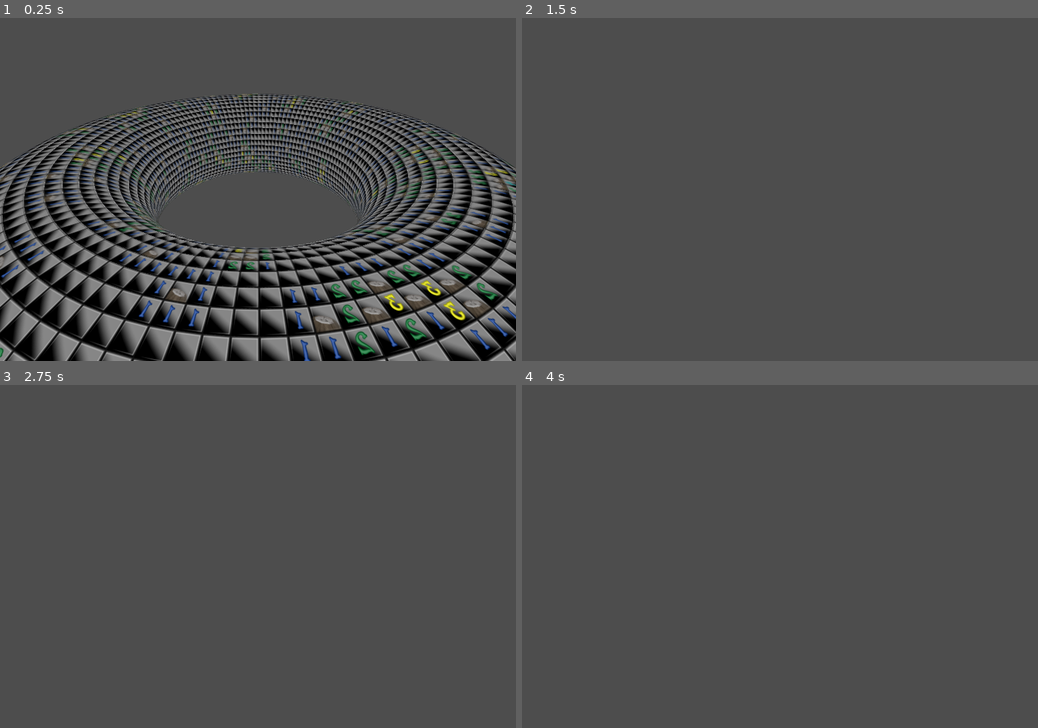
Above: before the commit, frames 1-4 (two rows, left to right).
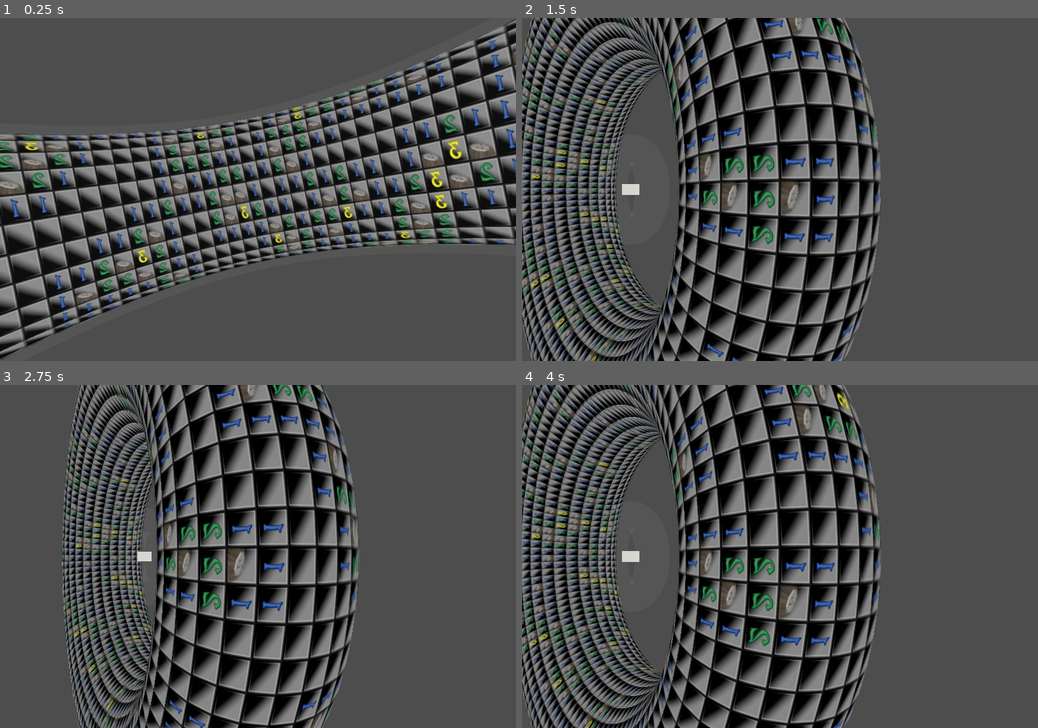
Above: after the commit, the same moments.

Repository: dokicoder/ToruSpace
Game: Godot game, scene res://scenes/Game3D.tscn
Same seed, same stepped clock (60 frames per second), same inputs: the game is played once before the commit and once after it.
Inputs (mouse positions are in pixels of both pictures, inside the frame that each line leads up to):
- Up to frame 1 (0.25 s): no input
- Up to frame 2 (1.5 s): move the mouse to (893, 172) at 0.52 s; hold Right (Right) 0.53-1.28 s; click (893, 172) at 0.67 s; tap Enter at 1.25 s; move the mouse to (676, 206) at 1.27 s; hold Down (Down) from 1.28 s (still down)
- Up to frame 3 (2.75 s): tap Space at 2 s; move the mouse to (309, 481) at 2.02 s; release Down (Down) at 2.03 s; hold Right (Right) from 2.03 s (still down)
- Up to frame 4 (4 s): tap Enter at 2.75 s; move the mouse to (754, 625) at 2.77 s; release Right (Right) at 2.78 s; hold Up (Up) 2.78-3.53 s; click (754, 625) at 2.92 s; tap Space at 3.5 s; move the mouse to (934, 607) at 3.52 s; hold Left (Left) from 3.53 s (still down)

The runs differ from the first frame. In frame 1, 62% of the frame differs, in the area x 0-100%, y 0-100%; in frame 2, 49%; in frame 3, 42%; in frame 4, 49%.

Commit message:
got controls and camera basics down

Diff:
--- a/scenes/Game3D.tscn
+++ b/scenes/Game3D.tscn
@@ -1,6 +1,28 @@
-[gd_scene load_steps=3 format=3 uid="uid://dp3n4xcdkknmm"]
+[gd_scene load_steps=10 format=3 uid="uid://dp3n4xcdkknmm"]
 
 [ext_resource type="Script" path="res://scripts/Game.gd" id="1_cq6ij"]
+
+[sub_resource type="StandardMaterial3D" id="StandardMaterial3D_nmn71"]
+transparency = 1
+albedo_color = Color(1, 1, 1, 0.0509804)
+
+[sub_resource type="TorusMesh" id="TorusMesh_s8hr5"]
+material = SubResource("StandardMaterial3D_nmn71")
+
+[sub_resource type="StandardMaterial3D" id="StandardMaterial3D_tvbq6"]
+albedo_color = Color(0.45098, 0.976471, 0.258824, 1)
+
+[sub_resource type="BoxMesh" id="BoxMesh_masax"]
+material = SubResource("StandardMaterial3D_tvbq6")
+
+[sub_resource type="StandardMaterial3D" id="StandardMaterial3D_0e0lm"]
+albedo_color = Color(0.844385, 0.835046, 0.813651, 1)
+
+[sub_resource type="BoxMesh" id="BoxMesh_vae5n"]
+material = SubResource("StandardMaterial3D_0e0lm")
+
+[sub_resource type="StandardMaterial3D" id="StandardMaterial3D_x8uoe"]
+albedo_color = Color(1, 0.0509804, 0, 1)
 
 [sub_resource type="Environment" id="Environment_fj60c"]
 ambient_light_source = 2
@@ -8,20 +30,33 @@
 
 [node name="Game3d" type="Node3D"]
 
-[node name="OmniLight3D" type="OmniLight3D" parent="."]
-transform = Transform3D(1, 0, 0, 0, 0.829038, 0.559193, 0, -0.559193, 0.829038, 0, 0, 0)
-light_color = Color(1, 0, 0, 1)
-light_energy = 12.299
+[node name="TestDonut" type="MeshInstance3D" parent="."]
+transform = Transform3D(5, 0, 0, 0, 5, 0, 0, 0, 5, 0, 0, 0)
+mesh = SubResource("TorusMesh_s8hr5")
+skeleton = NodePath("../Board")
 
 [node name="Board" type="Node3D" parent="." node_paths=PackedStringArray("camera")]
 script = ExtResource("1_cq6ij")
-camera = NodePath("../CameraCenter/Camera3D")
+camera = NodePath("../CameraDonutCenter/CameraDonutSideCenter/Marker/Camera3D")
 
-[node name="CameraCenter" type="Node3D" parent="."]
-transform = Transform3D(1, 0, 0, 0, 0.829037, 0.559193, 0, -0.559193, 0.829037, 0, 0, 0)
+[node name="CameraDonutCenter" type="Node3D" parent="."]
 
-[node name="Camera3D" type="Camera3D" parent="CameraCenter"]
-transform = Transform3D(1, 0, 0, 0, 1, 0, 0, 0, 1, 0, 0, 30)
+[node name="CameraDonutSideCenter" type="Node3D" parent="CameraDonutCenter"]
+transform = Transform3D(0.196528, 0.980498, 0, -0.980498, 0.196528, 0, 0, 0, 1, 0, 0, 0)
+
+[node name="MeshInstance3D" type="MeshInstance3D" parent="CameraDonutCenter/CameraDonutSideCenter"]
+mesh = SubResource("BoxMesh_masax")
+
+[node name="Marker" type="MeshInstance3D" parent="CameraDonutCenter/CameraDonutSideCenter"]
+visible = false
+mesh = SubResource("BoxMesh_vae5n")
+surface_material_override/0 = SubResource("StandardMaterial3D_x8uoe")
+
+[node name="Camera3D" type="Camera3D" parent="CameraDonutCenter/CameraDonutSideCenter/Marker"]
+transform = Transform3D(4.37114e-08, 1, -8.74228e-08, 1, -4.37114e-08, 0, -3.82137e-15, -8.74228e-08, -1, 0, 0, 0)
+
+[node name="MeshInstance3D" type="MeshInstance3D" parent="CameraDonutCenter"]
+mesh = SubResource("BoxMesh_vae5n")
 
 [node name="WorldEnvironment" type="WorldEnvironment" parent="."]
 environment = SubResource("Environment_fj60c")
--- a/scripts/CellNode3D.gd
+++ b/scripts/CellNode3D.gd
@@ -8,40 +8,40 @@
 
 func get_torus_position(x: float, y: float):
 	const s: float = 1
-	const inner_radius = s / (2 * sin(PI / Config.HEIGHT))
-	const outer_radius = s / (2 * sin(PI / Config.WIDTH))
+	const smaller_radius = s / (2 * sin(PI / Config.HEIGHT))
+	const larger_radius = s / (2 * sin(PI / Config.WIDTH))
 
-	var inner_angle = PI * 2 * y / Config.HEIGHT
-	var outer_angle = PI * 2 * x / Config.WIDTH
+	var smaller_angle = PI * 2 * y / Config.HEIGHT
+	var larger_angle = PI * 2 * x / Config.WIDTH
 
 	return Vector3(
-		cos(outer_angle) * (outer_radius + cos(inner_angle) * inner_radius),
-		sin(outer_angle) * (outer_radius + cos(inner_angle) * inner_radius),
-		sin(inner_angle) * inner_radius
+		cos(larger_angle) * (larger_radius + cos(smaller_angle) * smaller_radius),
+		sin(larger_angle) * (larger_radius + cos(smaller_angle) * smaller_radius),
+		sin(smaller_angle) * smaller_radius
 	)
 
 func get_torus_mormal(x: float, y: float):
-	var inner_angle = PI * 2 * y / Config.HEIGHT
-	var outer_angle = PI * 2 * x / Config.WIDTH
+	var smaller_angle = PI * 2 * y / Config.HEIGHT
+	var larger_angle = PI * 2 * x / Config.WIDTH
 
 	#  tangent vector with respect to big circle
 	var u = Vector3(
-		-sin(outer_angle),
-		cos(outer_angle),
+		-sin(larger_angle),
+		cos(larger_angle),
 		0
 	)
 	# tangent vector with respect to little circle
 	var v = Vector3(
-		cos(outer_angle) * (-sin(inner_angle)),
-		sin(outer_angle) * (-sin(inner_angle)),
-		cos(inner_angle)
+		cos(larger_angle) * (-sin(smaller_angle)),
+		sin(larger_angle) * (-sin(smaller_angle)),
+		cos(smaller_angle)
 	)
 
 	return u.cross(v).normalized()
 
 func update_mesh():
-	#position.x = cos(outer_angle) * outer_radius
-	#position.y = sin(outer_angle) * outer_radius
+	#position.x = cos(larger_angle) * larger_radius
+	#position.y = sin(larger_angle) * larger_radius
 
 	var surface_array = []
 	surface_array.resize(Mesh.ARRAY_MAX)
@@ -90,9 +90,7 @@
 
 
 func update_texture():
-	pass
-	var material = get_active_material(0)
-	material.uv1_offset = _field_to_texture_offset(data.field, data.mask)
+	material_override.uv1_offset = _field_to_texture_offset(data.field, data.mask)
 
 func _on_area_2d_input_event(viewport: Node, event: InputEvent, shape_idx: int) -> void:
 	activated.emit(event, data)
--- a/scripts/Config.gd
+++ b/scripts/Config.gd
@@ -1,4 +1,4 @@
 class_name TSConfig extends Node
 
-const WIDTH: int = 130
-const HEIGHT: int = 50
+const WIDTH: int = 101
+const HEIGHT: int = 31
--- a/scripts/Game.gd
+++ b/scripts/Game.gd
@@ -1,15 +1,26 @@
 class_name GameManager extends Node3D
+
+@onready var DonutCenter: Node3D = $"../CameraDonutCenter"
+@onready var SideCenter: Node3D = $"../CameraDonutCenter/CameraDonutSideCenter"
+#@onready var Camera: Node3D = $"../CameraDonutCenter/CameraDonutSideCenter/Camera"
+@onready var Marker: Node3D = $"../CameraDonutCenter/CameraDonutSideCenter/Marker"
+@onready var CameraCentral: Node3D = $"../Camera3D"
+
+const GROUND_OFFSET = 7.0
 
 @export var camera: Node
 const MOVE_STEP: float = 200.0
 
-const CellNode: PackedScene = preload("res://scenes/CellNode3D.tscn")
+const CellNodeScene: PackedScene = preload("res://scenes/CellNode3D.tscn")
 
 const STEP = 0.1
 
 var board: BoardData
 
 var delta_acc: float = 0.0
+
+var x = 15
+var y = 56
 
 func _deploy_mines():
 	const mine_ratio: float = 0.09
@@ -46,11 +57,32 @@
 					if event.pressed:
 						board.make_move(cell, BoardData.MoveType.RESET_MASK)
 
+func update_camera_transform(xpos: float, ypos: float):
+	const s: float = 1
+
+	const smaller_radius = s / (2 * sin(PI / Config.HEIGHT))
+	const larger_radius = s / (2 * sin(PI / Config.WIDTH))
+
+	var smaller_angle = PI * 2 * ypos / Config.HEIGHT
+	var larger_angle = PI * 2 * xpos / Config.WIDTH
+
+	DonutCenter.rotation.x = 0
+	DonutCenter.rotation.y = larger_angle
+	DonutCenter.rotation.z = 0
+	SideCenter.rotation.x = smaller_angle
+	SideCenter.rotation.y = 0
+	SideCenter.rotation.z = 0
+
+	SideCenter.position.z = -larger_radius
+	Marker.position.z = -smaller_radius - GROUND_OFFSET
+	#SideCenter.rotation.z = larger_angle
+
+
 func _generate_sprite_board():
 	print("generate")
 
 	for cell in board.cells:
-		var node = CellNode.instantiate()
+		var node = CellNodeScene.instantiate()
 		node.mesh = node.mesh.duplicate()
 		node.material_override = node.material_override.duplicate()
 		#node.mesh.surface_set_material(0, material.duplicate())
@@ -66,32 +98,21 @@
 		node.update_mesh()
 		node.update_texture()
 
-		#node.position.x = (cell.x - 0.5 * Config.WIDTH) * 0.5
-		#node.position.y = (cell.y - 0.5 * Config.HEIGHT) * 0.5
-
-		#node.scale.x = 100
-		#node.scale.y = 100
-		#node.scale.z = 100
-
-
-
-		#node.activated.connect(handle_node_click)
-
 		add_child(node)
 
 func _input(event):
 	if event.is_action_pressed("Left"):
-		camera.position.x -= MOVE_STEP
+		y -= 1
 	if event.is_action_pressed("Right"):
-		camera.position.x += MOVE_STEP
+		y += 1
 	if event.is_action_pressed("Up"):
-		camera.position.y -= MOVE_STEP
+		x -= 1
 	if event.is_action_pressed("Down"):
-		camera.position.y += MOVE_STEP
+		x += 1
+	print(x, " ", y)
+	update_camera_transform(x, y)
 
 func _process(delta: float) -> void:
-	rotation.y += 0.3 * delta
-
 	delta_acc += delta
 	if(delta_acc > STEP):
 		delta_acc -= STEP
